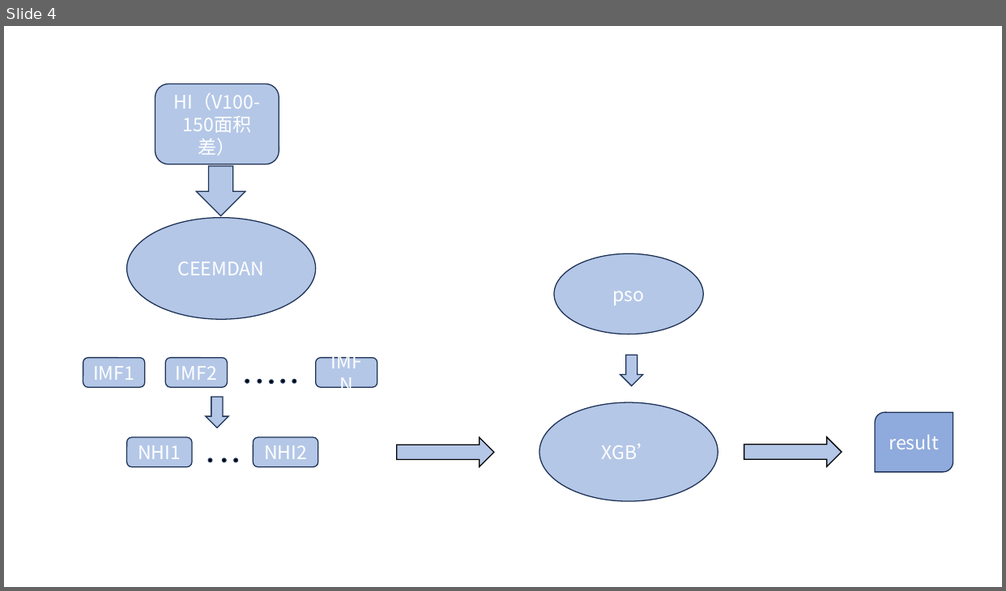
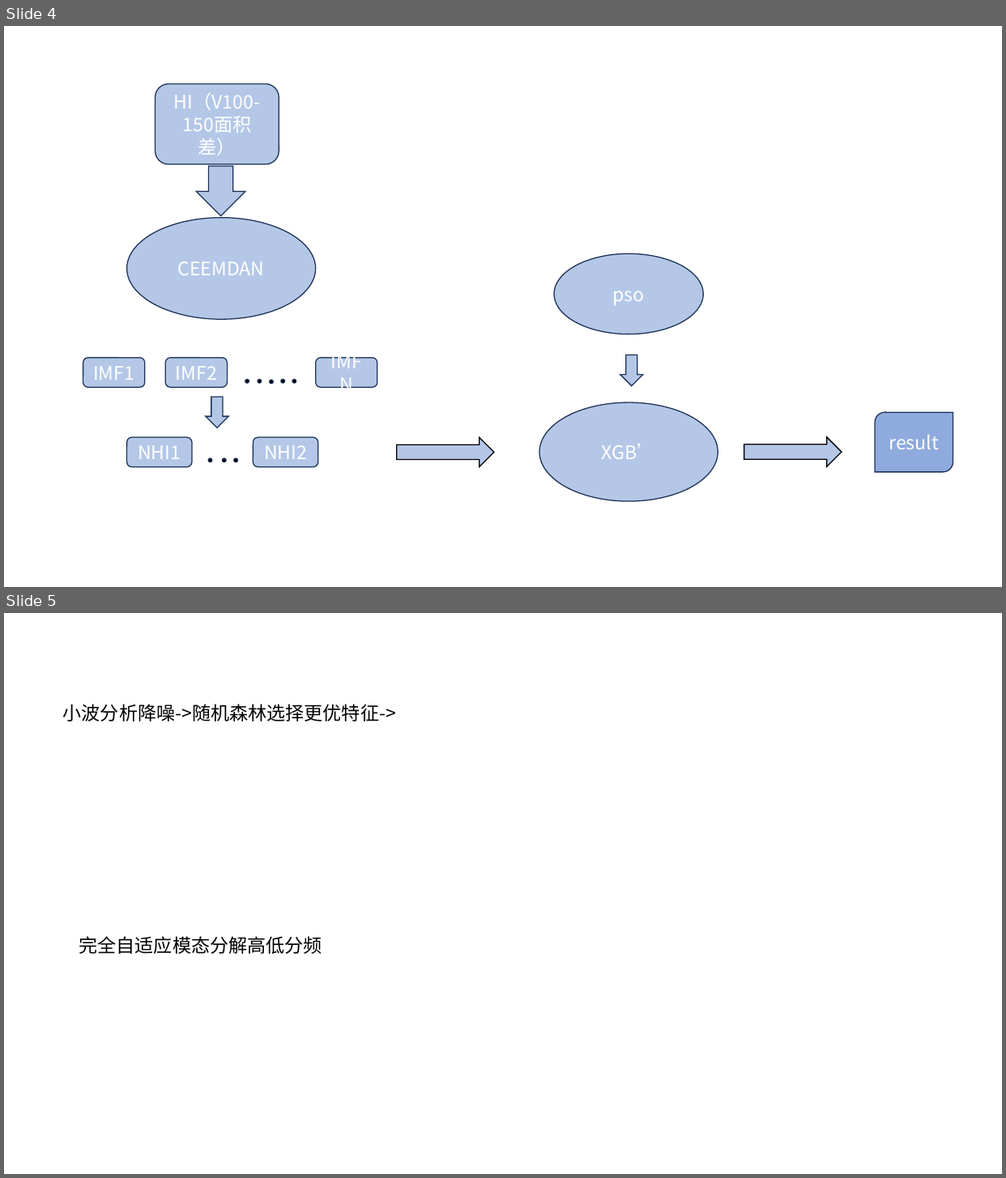
Before and after one commit to lucking666/sys, a slide deck: 卢老师论文汇报/pso优化算法.pptx. Shown one above the other, each under a label of ours: slide 4 before the commit, slides 4 and 5 after it. The pictures are 1006x591 and 1006x1178 pixels, drawn with LibreOffice and Linux fonts; fonts in the diff are those of the drawing. Boxes give left, top, right and bottom in pixels: in the first picture for what was removed or moved away, otherwise in the second. Text is boxed around its words. In the diff, an @@ line names an element or a change of style, - is before the commit and + after.

```diff
--- a/卢老师论文汇报/pso优化算法.pptx
+++ b/卢老师论文汇报/pso优化算法.pptx
@@ slide 5 added at (x1=4, y1=613, x2=1002, y2=1174), background #FFFFFF @@
@@ text added at (x1=63, y1=704, x2=396, y2=722), 18 pt, text #000000 @@
+小波分析降噪->随机森林选择更优特征->
@@ text added at (x1=79, y1=936, x2=322, y2=954), 18 pt, text #000000 @@
+完全自适应模态分解高低分频
```
Also in this commit, not shown: 1 slide changed, 2 other slides added, 3 slides removed, 6 other files.
